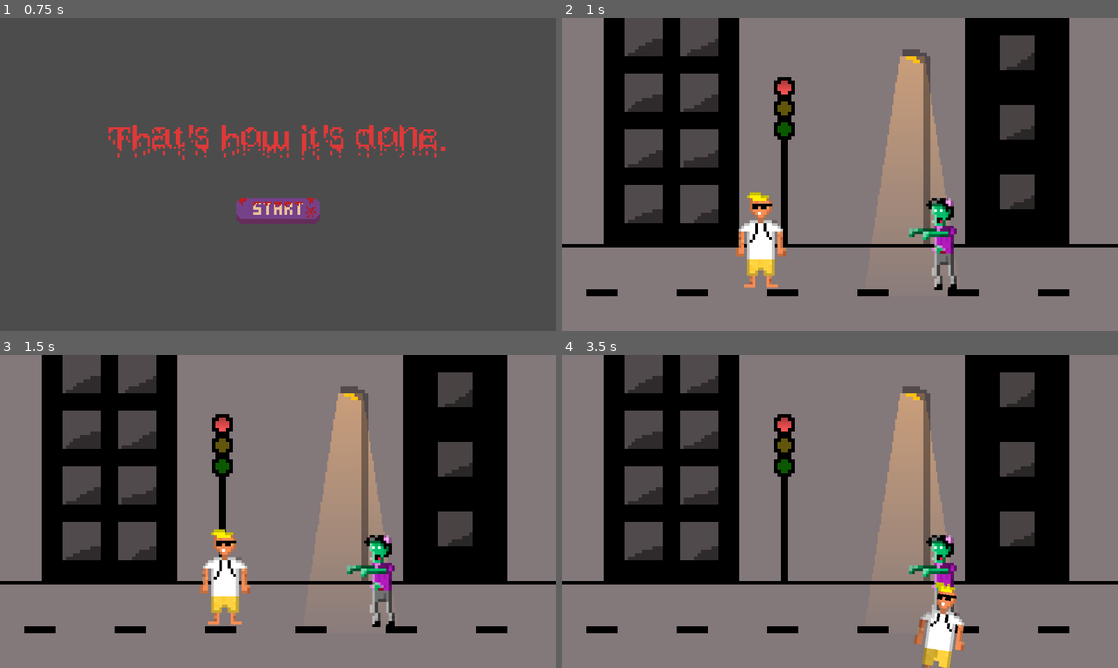
Above: before the commit, frames 1-4 (two rows, left to right).
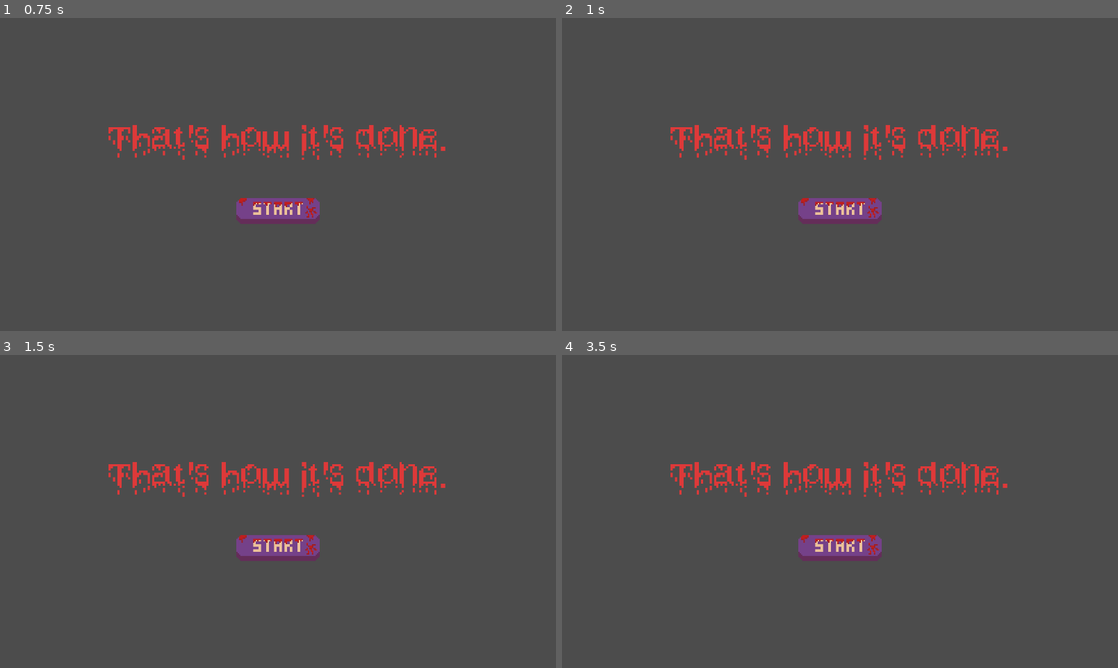
Above: after the commit, the same moments.

Repository: bartlomiejmont/McFunnyStuff
Game: Godot game, scene res://Scenes/Start.tscn
Two runs of this game, one before a commit and one after it. Both use one fixed random seed, a clock stepped at 60 frames per second and the inputs below.
Inputs (mouse positions are in pixels of both pictures, inside the frame that each line leads up to):
- Up to frame 1 (0.75 s): click (278, 212) at 0.5 s
- Up to frame 2 (1 s): no input
- Up to frame 3 (1.5 s): tap Enter at 1.25 s; hold Right (ui_right) from 1.28 s (still down)
- Up to frame 4 (3.5 s): tap Space at 1.52, 2.27 s; release Right (ui_right) at 2.03 s; hold Down (ui_down) 2.03-2.78 s; hold Right (ui_right) from 2.78 s (still down)

Frame 1 is identical in both runs. In frame 2, 93% of the frame differs, in the area x 0-100%, y 0-100%; in frame 3, 93%; in frame 4, 93%.

Commit message:
Adding raycast rotation into animation player

Diff:
--- a/Scenes/Game.tscn
+++ b/Scenes/Game.tscn
@@ -8,6 +8,7 @@
 [ext_resource path="res://Scenes/zombie.gd" type="Script" id=6]
 [ext_resource path="res://Sprites/light.png" type="Texture" id=7]
 [ext_resource path="res://Sprites/light2.png" type="Texture" id=8]
+[ext_resource path="res://Scenes/HUD.tscn" type="PackedScene" id=9]
 
 [node name="Game" type="Node2D"]
 
@@ -47,5 +48,7 @@
 scale = Vector2( 0.64, 0.64 )
 texture = ExtResource( 8 )
 
+[node name="HUD" parent="." instance=ExtResource( 9 )]
+
 [connection signal="layer" from="CanvasLayer/Player" to="CanvasLayer" method="_on_Player_layer"]
 [connection signal="layer" from="CanvasLayer2/Zombie" to="CanvasLayer2" method="_on_Zombie_layer"]
Not shown: 1 places in Scenes/Game.tscn that only renumber resources
